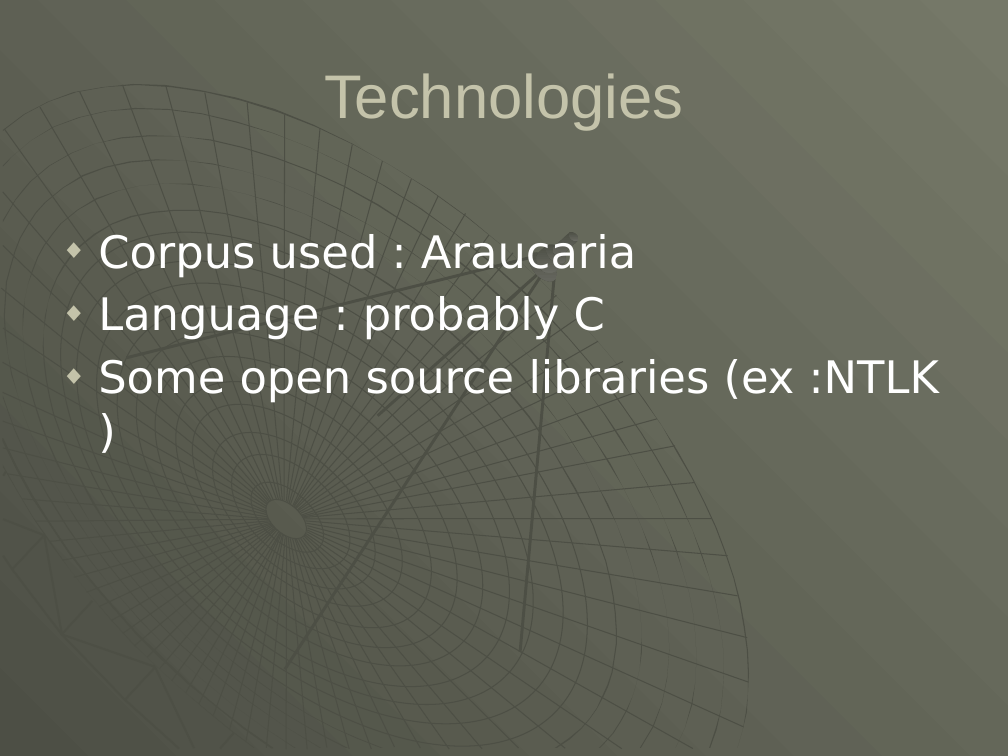
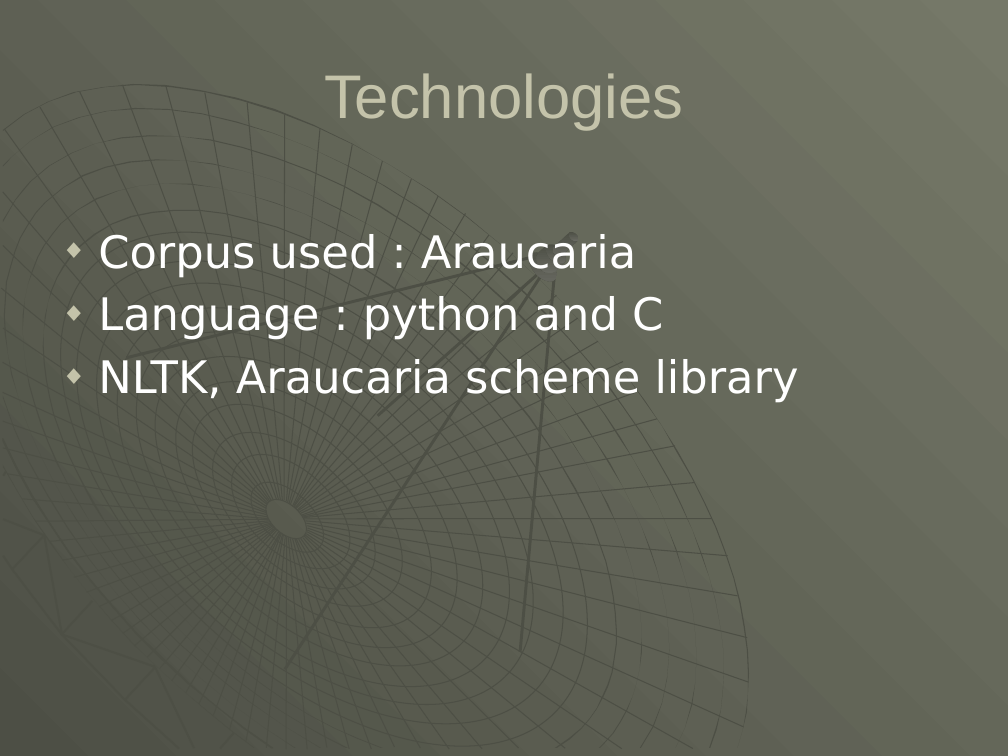
Before and after one commit to asorici/argument-act, a slide deck: slide 9 of presentations/milestone_3/Identification of argumentation acts in chat conversations.pptx (slide 7 before the commit). Drawn at 1008x756 pixels with LibreOffice and Linux fonts; fonts in the diff are those of the drawing. Boxes give left, top, right and bottom in pixels: in the first picture for what was removed or moved away, otherwise in the second. Text is boxed around its words. In the diff, an @@ line names an element or a change of style, - is before the commit and + after.

```diff
--- a/presentations/milestone_3/Identification of argumentation acts in chat conversations.pptx
+++ b/presentations/milestone_3/Identification of argumentation acts in chat conversations.pptx
@@ text at bbox=[98, 296, 799, 403]: text changed @@
-◆ Language : probably C
-◆ Some open source libraries (ex :NTLK )
+◆ Language : python and C
+◆ NLTK, Araucaria scheme library
```
Also in this commit, not shown: 2 other slides changed, 4 slides added, 2 slides removed, 11 other files.
